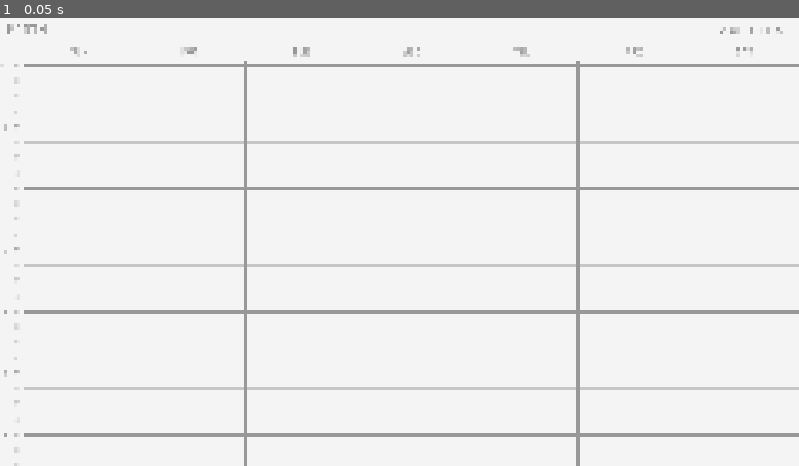
Above: before the commit, frame 1.
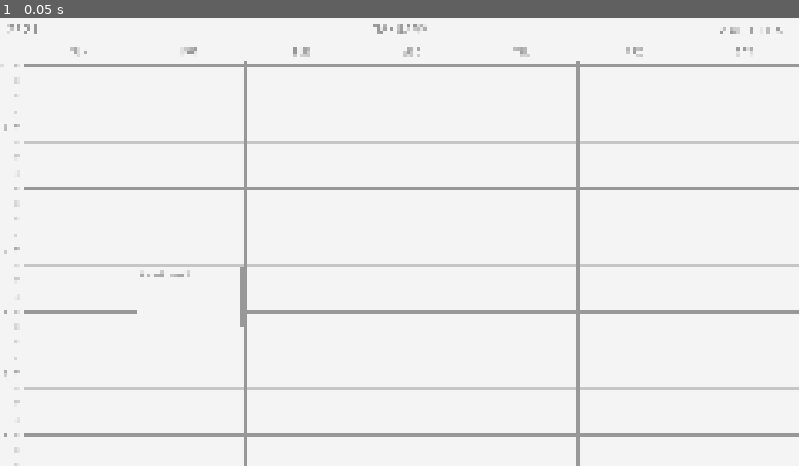
Above: after the commit, the same moment.

Repository: ACB-prgm/Organizer_Calendar
Game: Godot game, scene res://Calendar/WeekCalendar.tscn
Two runs of this game, one before a commit and one after it. Both use one fixed random seed, a clock stepped at 60 frames per second and the inputs below.
Inputs:
- Up to frame 1 (0.05 s): no input

The runs differ from the first frame. In frame 1, 0.3% of the frame differs, in the area x 0-54%, y 1-69%.

Commit message:
Calendar and Date Classes

Diff:
--- /dev/null
+++ b/Calendar/CalendarWeekEvent/CalendarWeekEvent.gd
@@ -0,0 +1,43 @@
+extends Panel
+
+
+var event_info = {
+	"title" : "null",
+	"start_time": null,
+	"end_time" : null,
+	"priority" : 4,
+	"date" : null,
+	"reminders" : null
+}
+
+var start_time_line
+var end_time_line
+
+
+func create_event_info(start_time, title="Unamed Event", end_time=null, date=null, priority=4,reminders=null) -> void:
+	event_info["start_time"] = start_time
+	event_info["title"] = title
+
+	if !end_time:
+		end_time = start_time.duplicate()
+		end_time[0] += 1
+	event_info["end_time"] = end_time
+
+	event_info["date"] = date
+	event_info["priority"] = priority
+	event_info["reminders"] = reminders
+
+
+func refresh_event() -> void:
+	$Label.text = event_info.get("title")
+	start_time_line = TimeLineLocs.locs.get(event_info.get("start_time"))
+	end_time_line = TimeLineLocs.locs.get(event_info.get("end_time"))
+	_on_CalendarWeekEvent_resized()
+
+
+func _on_CalendarWeekEvent_resized():
+	if start_time_line:
+		rect_position.y = start_time_line.rect_position.y + start_time_line.rect_size.y/2.0
+		rect_size.y = end_time_line.rect_position.y - start_time_line.rect_position.y
+	else:
+		refresh_event()
--- /dev/null
+++ b/Calendar/CalendarWeekEvent/CalendarWeekEvent.tscn
@@ -0,0 +1,39 @@
+[gd_scene load_steps=5 format=2]
+
+[ext_resource path="res://Fonts/JetBrainsMono-Medium.ttf" type="DynamicFontData" id=1]
+[ext_resource path="res://Calendar/CalendarWeekEvent/CalendarWeekEvent.gd" type="Script" id=2]
+
+[sub_resource type="StyleBoxFlat" id=2]
+bg_color = Color( 0.960784, 0.960784, 0.960784, 1 )
+border_width_left = 2
+border_width_top = 2
+border_width_right = 2
+border_width_bottom = 2
+border_color = Color( 0.6, 0.6, 0.6, 1 )
+
+[sub_resource type="DynamicFont" id=1]
+outline_color = Color( 0.6, 0.6, 0.6, 1 )
+use_mipmaps = true
+use_filter = true
+font_data = ExtResource( 1 )
+
+[node name="CalendarWeekEvent" type="Panel"]
+anchor_right = 1.0
+anchor_bottom = 1.0
+size_flags_horizontal = 3
+custom_styles/panel = SubResource( 2 )
+script = ExtResource( 2 )
+
+[node name="Label" type="Label" parent="."]
+margin_left = 8.0
+margin_top = 8.0
+margin_right = 1924.0
+margin_bottom = 30.0
+custom_fonts/font = SubResource( 1 )
+custom_colors/font_color = Color( 0.6, 0.6, 0.6, 1 )
+text = "Event Title"
+__meta__ = {
+"_edit_use_anchors_": false
+}
+
+[connection signal="resized" from="." to="." method="_on_CalendarWeekEvent_resized"]
--- a/Calendar/WeekCalendar.gd
+++ b/Calendar/WeekCalendar.gd
@@ -1 +1,13 @@
-extends ScrollContainer
+extends VBoxContainer
+
+var calendar := Calendar.new()
+var selected_date := Date.new()
+
+
+
+func _ready():
+	yield(get_tree().create_timer(0.01), "timeout")
+
+	var test = load("res://Calendar/CalendarWeekEvent/CalendarWeekEvent.tscn").instance()
+	test.create_event_info([3, 15, "AM"])
+	$ScrollContainer/PanelContainer2/HBoxContainer/CalendarEventColumn.add_child(test)
--- a/Calendar/WeekCalendar.tscn
+++ b/Calendar/WeekCalendar.tscn
@@ -1,8 +1,9 @@
-[gd_scene load_steps=11 format=2]
+[gd_scene load_steps=13 format=2]
 
 [ext_resource path="res://Calendar/WeekCalendarContainer.tscn" type="PackedScene" id=1]
 [ext_resource path="res://Calendar/WeekSelector/WeekSelector.tscn" type="PackedScene" id=2]
 [ext_resource path="res://Fonts/JetBrainsMono-Medium.ttf" type="DynamicFontData" id=3]
+[ext_resource path="res://Calendar/WeekCalendar.gd" type="Script" id=4]
 
 [sub_resource type="StyleBoxFlat" id=1]
 bg_color = Color( 0.960784, 0.960784, 0.960784, 1 )
@@ -13,33 +14,41 @@
 use_filter = true
 font_data = ExtResource( 3 )
 
-[sub_resource type="DynamicFont" id=3]
+[sub_resource type="DynamicFont" id=8]
 size = 32
 outline_color = Color( 0.6, 0.6, 0.6, 1 )
 use_mipmaps = true
 use_filter = true
 font_data = ExtResource( 3 )
 
-[sub_resource type="StyleBoxEmpty" id=11]
-
-[sub_resource type="StyleBoxEmpty" id=10]
-
-[sub_resource type="StyleBoxEmpty" id=8]
-
-[sub_resource type="Theme" id=4]
+[sub_resource type="DynamicFont" id=9]
+size = 32
+outline_color = Color( 0.6, 0.6, 0.6, 1 )
+use_mipmaps = true
+use_filter = true
+font_data = ExtResource( 3 )
+
+[sub_resource type="StyleBoxEmpty" id=4]
+
+[sub_resource type="StyleBoxEmpty" id=5]
+
+[sub_resource type="StyleBoxEmpty" id=6]
+
+[sub_resource type="Theme" id=7]
 VScrollBar/icons/decrement = null
 VScrollBar/icons/decrement_highlight = null
 VScrollBar/icons/increment = null
 VScrollBar/icons/increment_highlight = null
-VScrollBar/styles/grabber = SubResource( 11 )
-VScrollBar/styles/grabber_highlight = SubResource( 10 )
-VScrollBar/styles/grabber_pressed = SubResource( 10 )
-VScrollBar/styles/scroll = SubResource( 10 )
-VScrollBar/styles/scroll_focus = SubResource( 8 )
+VScrollBar/styles/grabber = SubResource( 4 )
+VScrollBar/styles/grabber_highlight = SubResource( 5 )
+VScrollBar/styles/grabber_pressed = SubResource( 5 )
+VScrollBar/styles/scroll = SubResource( 5 )
+VScrollBar/styles/scroll_focus = SubResource( 6 )
 
 [node name="WeekCalendar" type="VBoxContainer"]
 anchor_right = 1.0
 anchor_bottom = 1.0
+script = ExtResource( 4 )
 __meta__ = {
 "_edit_use_anchors_": false
 }
@@ -158,14 +167,32 @@
 valign = 2
 uppercase = true
 
-[node name="Label" type="Label" parent="TopControl"]
+[node name="YearLabel" type="Label" parent="TopControl"]
 margin_left = 16.0
 margin_top = 8.0
 margin_right = 111.0
 margin_bottom = 51.0
-custom_fonts/font = SubResource( 3 )
-custom_colors/font_color = Color( 0.6, 0.6, 0.6, 1 )
-text = "MONTH"
+size_flags_horizontal = 5
+custom_fonts/font = SubResource( 8 )
+custom_colors/font_color = Color( 0.6, 0.6, 0.6, 1 )
+text = "2021"
+uppercase = true
+__meta__ = {
+"_edit_use_anchors_": false
+}
+
+[node name="MonthLabel" type="Label" parent="TopControl"]
+anchor_left = 0.5
+anchor_right = 0.5
+margin_left = -210.0
+margin_top = 8.0
+margin_right = 209.0
+margin_bottom = 51.0
+size_flags_horizontal = 5
+custom_fonts/font = SubResource( 9 )
+custom_colors/font_color = Color( 0.6, 0.6, 0.6, 1 )
+text = "January"
+align = 1
 uppercase = true
 __meta__ = {
 "_edit_use_anchors_": false
--- a/Calendar/WeekCalendarContainer.tscn
+++ b/Calendar/WeekCalendarContainer.tscn
@@ -41,6 +41,7 @@
 [node name="CalendarEventVbox" parent="HBoxContainer" instance=ExtResource( 5 )]
 margin_left = 59.0
 margin_right = 314.0
+size_flags_vertical = 1
 weekday = "SUN"
 
 [node name="VSeparator2" type="VSeparator" parent="HBoxContainer"]
--- /dev/null
+++ b/Calendar/class/Calendar.gd
@@ -0,0 +1,69 @@
+class_name Calendar
+
+enum Month { JAN = 1, FEB = 2, MAR = 3, APR = 4, MAY = 5, JUN = 6, JUL = 7,
+		AUG = 8, SEP = 9, OCT = 10, NOV = 11, DEC = 12 }
+
+const MONTH_NAME = [
+		"Jan", "Feb", "Mar", "Apr",
+		"May", "Jun", "Jul", "Aug",
+		"Sep", "Oct", "Nov", "Dec" ]
+
+const WEEKDAY_NAME = [
+		"Sun", "Mon", "Tues", "Weds",
+		"Thurs", "Fri", "Sat" ]
+
+func get_days_in_month(month : int, year : int) -> int:
+	var number_of_days : int
+	if(month == Month.APR || month == Month.JUN || month == Month.SEP
+			|| month == Month.NOV):
+		number_of_days = 30
+	elif(month == Month.FEB):
+		var is_leap_year = (year % 4 == 0 && year % 100 != 0) || (year % 400 == 0)
+		if(is_leap_year):
+			number_of_days = 29
+		else:
+			number_of_days = 28
+	else:
+		number_of_days = 31
+
+	return number_of_days
+
+func get_weekday(day : int, month : int, year : int) -> int:
+	var t : Array = [0, 3, 2, 5, 0, 3, 5, 1, 4, 6, 2, 4]
+	if month < 3:
+		year -= 1
+	return (year + year/4 - year/100 + year/400 + t[month - 1] + day) % 7
+
+func get_weekday_name(day : int, month : int, year : int) -> String:
+	var day_num = get_weekday(day, month, year)
+	return WEEKDAY_NAME[day_num]
+
+func get_month_name(month : int) -> String:
+	return MONTH_NAME[month - 1]
+
+func hour() -> int:
+	return OS.get_datetime()["hour"]
+
+func minute() -> int:
+	return OS.get_datetime()["minute"]
+
+func second() -> int:
+	return OS.get_datetime()["second"]
+
+func day() -> int:
+	return OS.get_datetime()["day"]
+
+func weekday() -> int:
+	return OS.get_datetime()["weekday"]
+
+func month() -> int:
+	return OS.get_datetime()["month"]
+
+func year() -> int:
+	return OS.get_datetime()["year"]
+
+func daylight_savings_time() -> int:
+	return dst()
+
+func dst() -> int:
+	return OS.get_datetime()["dst"]
--- /dev/null
+++ b/Calendar/class/Date.gd
@@ -0,0 +1,70 @@
+class_name Date
+
+var day : int setget set_day
+var month : int setget set_month
+var year : int setget set_year
+
+func _init(_day : int = OS.get_datetime()["day"],
+		_month : int = OS.get_datetime()["month"],
+		_year : int = OS.get_datetime()["year"]):
+	self.day = _day
+	self.month = _month
+	self.year = _year
+
+# Supported Date Formats:
+# DD : Two digit day of month
+# MM : Two digit month
+# YY : Two digit year
+# YYYY : Four digit year
+func date(date_format = "DD-MM-YY") -> String:
+	if("DD".is_subsequence_of(date_format)):
+		date_format = date_format.replace("DD", str(day()).pad_zeros(2))
+	if("MM".is_subsequence_of(date_format)):
+		date_format = date_format.replace("MM", str(month()).pad_zeros(2))
+	if("YYYY".is_subsequence_of(date_format)):
+		date_format = date_format.replace("YYYY", str(year()))
+	elif("YY".is_subsequence_of(date_format)):
+		date_format = date_format.replace("YY", str(year()).substr(2,3))
+	return date_format
+
+func day() -> int:
+	return day
+
+func month() -> int:
+	return month
+
+func year() -> int:
+	return year
+
+func set_day(var _day : int):
+	day = _day
+
+func set_month(var _month : int):
+	month = _month
+
+func set_year(var _year : int):
+	year = _year
+
+func change_to_prev_month():
+	var selected_month = month()
+	selected_month -= 1
+	if(selected_month < 1):
+		set_month(12)
+		set_year(year() - 1)
+	else:
+		set_month(selected_month)
+
+func change_to_next_month():
+	var selected_month = month()
+	selected_month += 1
+	if(selected_month > 12):
+		set_month(1)
+		set_year(year() + 1)
+	else:
+		set_month(selected_month)
+
+func change_to_prev_year():
+	set_year(year() - 1)
+
+func change_to_next_year():
+	set_year(year() + 1)
--- a/project.godot
+++ b/project.godot
@@ -8,6 +8,22 @@
 
 config_version=4
 
+_global_script_classes=[ {
+"base": "Reference",
+"class": "Calendar",
+"language": "GDScript",
+"path": "res://Calendar/class/Calendar.gd"
+}, {
+"base": "Reference",
+"class": "Date",
+"language": "GDScript",
+"path": "res://Calendar/class/Date.gd"
+} ]
+_global_script_class_icons={
+"Calendar": "",
+"Date": ""
+}
+
 [application]
 
 config/name="Organizer"
@@ -17,6 +33,11 @@
 [autoload]
 
 TimeLineLocs="*res://Calendar/TimeLineLocs.gd"
+
+[debug]
+
+gdscript/completion/autocomplete_setters_and_getters=true
+gdscript/warnings/integer_division=false
 
 [display]
 
Not shown: 1 places in Calendar/WeekCalendar.tscn that only renumber resources
